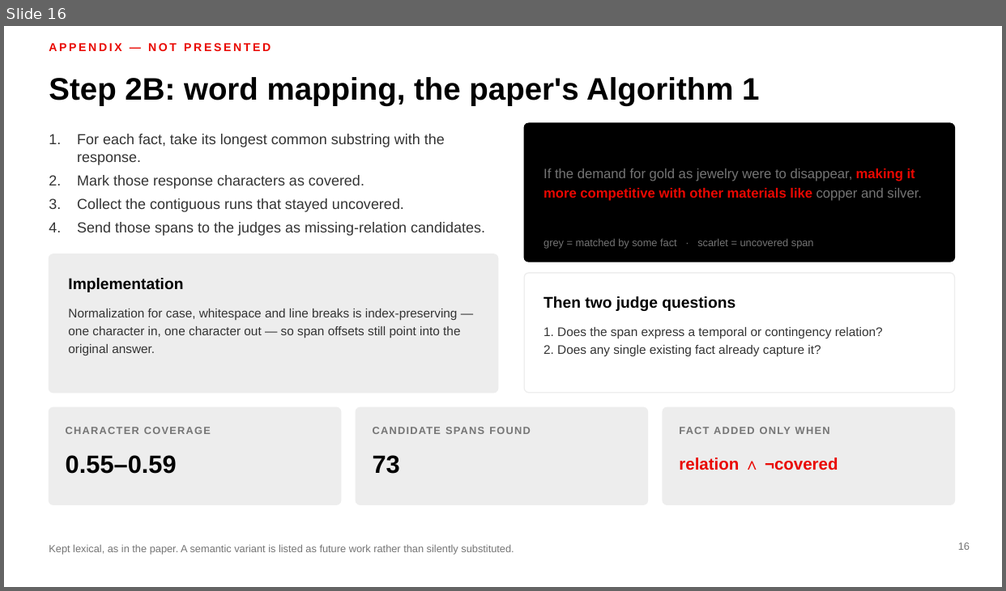
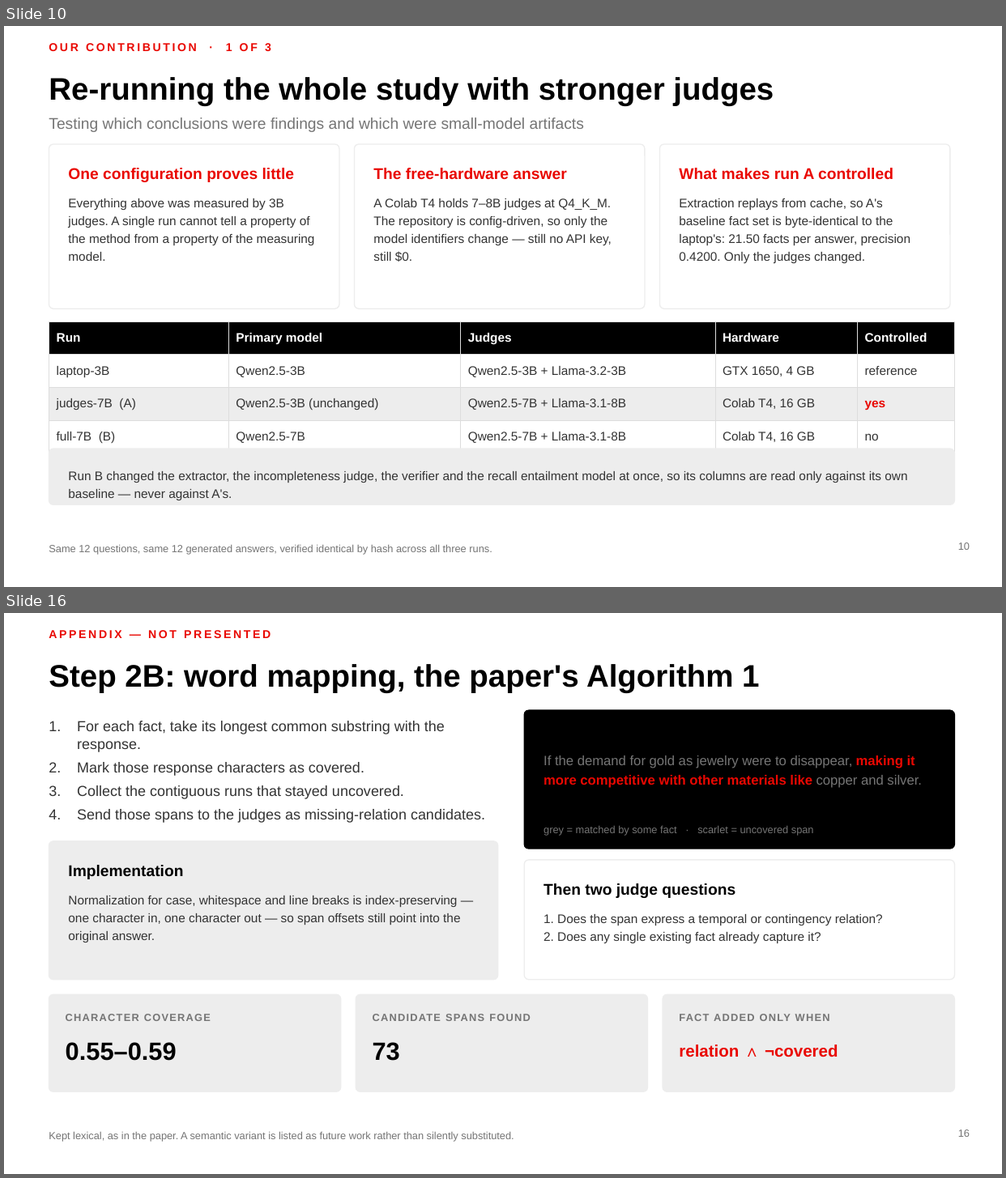
Before and after one commit to MadhavKrishna06/Verifact-Lite, a slide deck: presentation/VERIFACT-Lite-TTU.pptx. Shown one above the other, each under a label of ours: slide 16 before the commit, slides 10 and 16 after it; the slides between them are not shown. The pictures are 1006x591 and 1006x1178 pixels, drawn with LibreOffice and Linux fonts; fonts in the diff are those of the drawing. Boxes give left, top, right and bottom in pixels: in the first picture for what was removed or moved away, otherwise in the second. Text is boxed around its words. In the diff, an @@ line names an element or a change of style, - is before the commit and + after.

```diff
--- a/presentation/VERIFACT-Lite-TTU.pptx
+++ b/presentation/VERIFACT-Lite-TTU.pptx
@@ slide 10 added at [4,26,1002,587], background #FFFFFF @@
@@ text added at [49,43,271,51], 11 pt, text #E90802, bold @@
+OUR CONTRIBUTION · 1 OF 3
@@ text added at [49,77,774,105], 30 pt, text #000000, bold @@
+Re-running the whole study with stronger judges
@@ text added at [49,118,584,132], 15 pt, text #757575 @@
+Testing which conclusions were findings and which were small-model artifacts
@@ rounded rectangle added at [49,144,339,309], fill #FFFFFF, outline #EDEDED 1 pt @@
@@ rounded rectangle added at [355,144,645,309], fill #FFFFFF, outline #EDEDED 1 pt @@
@@ rounded rectangle added at [660,144,950,309], fill #FFFFFF, outline #EDEDED 1 pt @@
@@ text added at [68,168,295,182], 15 pt, text #E90802, bold @@
+One configuration proves little
@@ text added at [373,168,566,180], 15 pt, text #E90802, bold @@
+The free-hardware answer
@@ text added at [679,168,893,180], 15 pt, text #E90802, bold @@
+What makes run A controlled
@@ text added at [68,199,315,261], 12 pt, text #333333 @@
+Everything above was measured by 3B judges. A single run cannot tell a property of the method from a property of the measuring model.
@@ text added at [373,199,612,262], 12 pt, text #333333 @@
+A Colab T4 holds 7–8B judges at Q4_K_M. The repository is config-driven, so only the model identifiers change — still no API key, still $0.
@@ text added at [679,199,911,263], 12 pt, text #333333 @@
+Extraction replays from cache, so A's baseline fact set is byte-identical to the laptop's: 21.50 facts per answer, precision 0.4200. Only the judges changed.
@@ table added at [49,322,955,446], 4 rows, 5 columns @@
+Run | Primary model | Judges | Hardware | Controlled
+laptop-3B | Qwen2.5-3B | Qwen2.5-3B + Llama-3.2-3B | GTX 1650, 4 GB | reference
+judges-7B (A) | Qwen2.5-3B (unchanged) | Qwen2.5-7B + Llama-3.1-8B | Colab T4, 16 GB | yes
+full-7B (B) | Qwen2.5-7B | Qwen2.5-7B + Llama-3.1-8B | Colab T4, 16 GB | no
@@ rounded rectangle added at [49,449,955,506], fill #EDEDED, outline #EDEDED 1 pt @@
@@ text added at [68,472,907,501], 12 pt, text #333333 @@
+Run B changed the extractor, the incompleteness judge, the verifier and the recall entailment model at once, so its columns are read only against its own baseline — never against A's.
@@ text added at [49,544,492,555], 10 pt, text #757575 @@
+Same 12 questions, same 12 generated answers, verified identical by hash across all three runs.
@@ page number added at [958,543,970,550], 10 pt, text #757575 @@
+10
```
Also in this commit, not shown: 14 slides changed, 2 other slides added, 2 slides removed, 1 other file.
